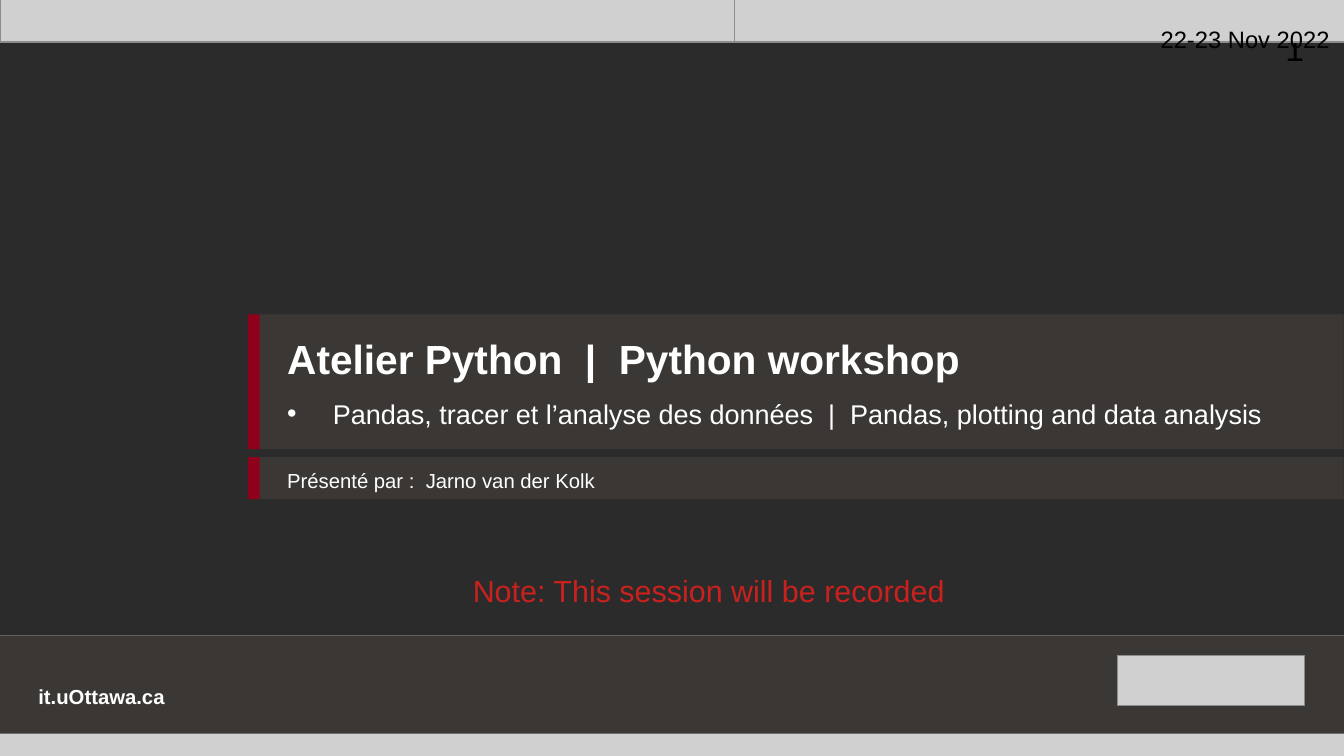
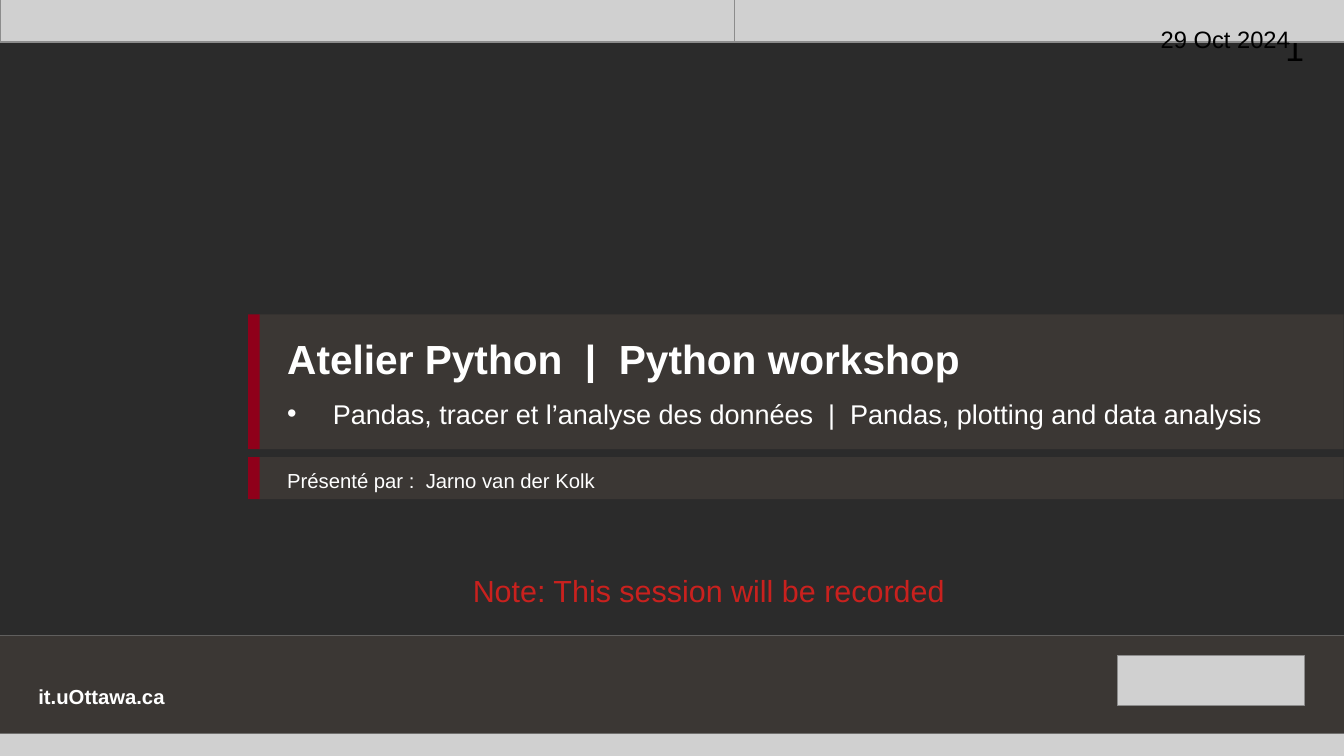
Before and after one commit to uOttawa-IT-Research-teaching/python-workshop, a slide deck: slide 1 of Slides.odp. Drawn at 1344x756 pixels with LibreOffice and Linux fonts; fonts in the diff are those of the drawing; grey boxes stand for pictures; background and template pictures are left out; a plain dark background stands for a picture behind light text. Boxes give left, top, right and bottom in pixels: in the first picture for what was removed or moved away, otherwise in the second. Text is boxed around its words. In the diff, an @@ line names an element or a change of style, - is before the commit and + after.

```diff
--- a/Slides.odp
+++ b/Slides.odp
@@ text at box(1161, 29, 1290, 48): text changed @@
-22-23 Nov 2022
+29 Oct 2024
```
Also in this commit, not shown: 3 other slides changed.
